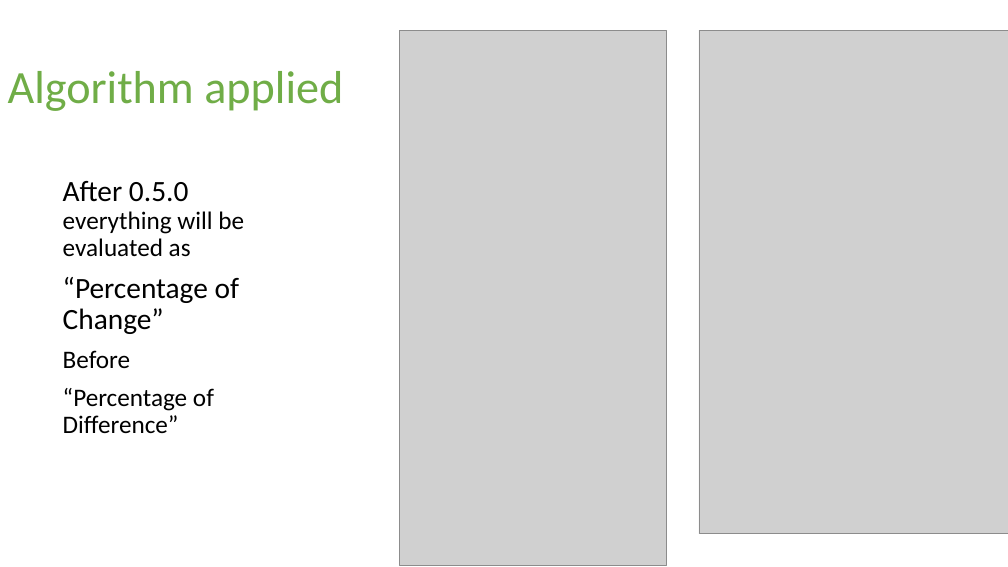
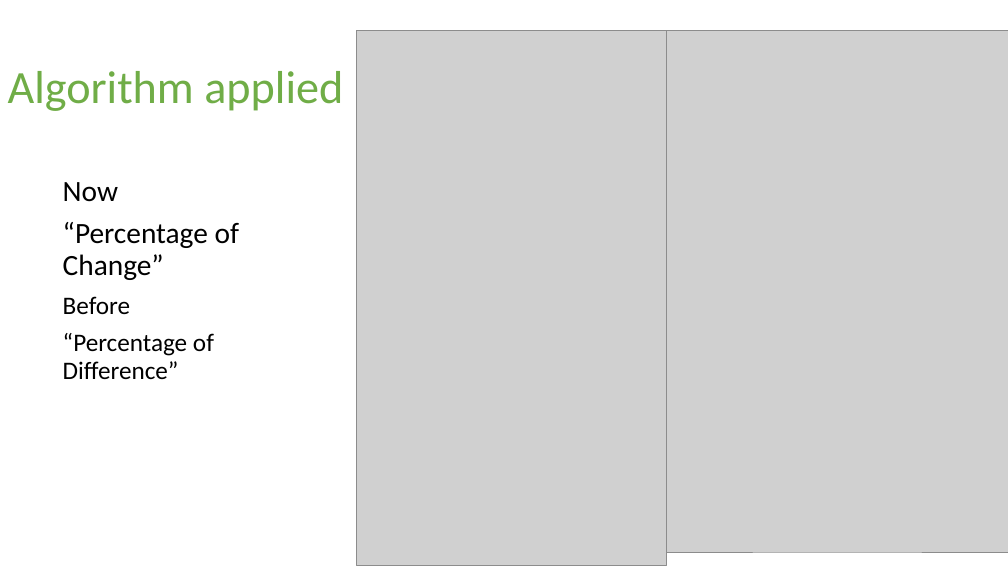
Before and after one commit to pliyo/presentations, a slide deck: slide 15 of SensuChecks.pptx (slide 16 before the commit). Drawn at 1008x567 pixels with LibreOffice and Linux fonts; fonts in the diff are those of the drawing; grey boxes stand for pictures. Boxes give left, top, right and bottom in pixels: in the first picture for what was removed or moved away, otherwise in the second. Text is boxed around its words. In the diff, an @@ line names an element or a change of style, - is before the commit and + after.

```diff
--- a/SensuChecks.pptx
+++ b/SensuChecks.pptx
@@ picture: place and size @@
-picture at [399,30,666,566]
+picture at [357,30,666,566]
@@ picture: place and size @@
-picture at [699,30,1008,534]
+picture at [666,30,1008,552]
@@ text at [63,182,118,202]: text changed; size 24 to 28 pt @@
-After 0.5.0 everything will be evaluated as
+Now
```
Also in this commit, not shown: 1 other slide changed, 3 slides added, 1 slide removed.
